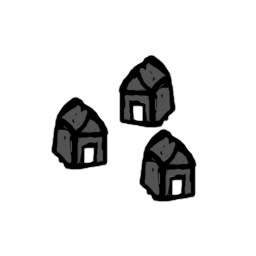
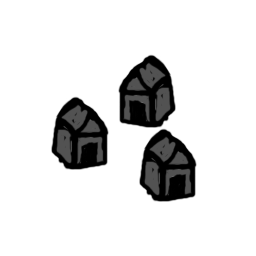
Revision of a layered 256×256 image; what changed, layer by layer:
painted on "Layer 2" over 83, 105, 186, 196
